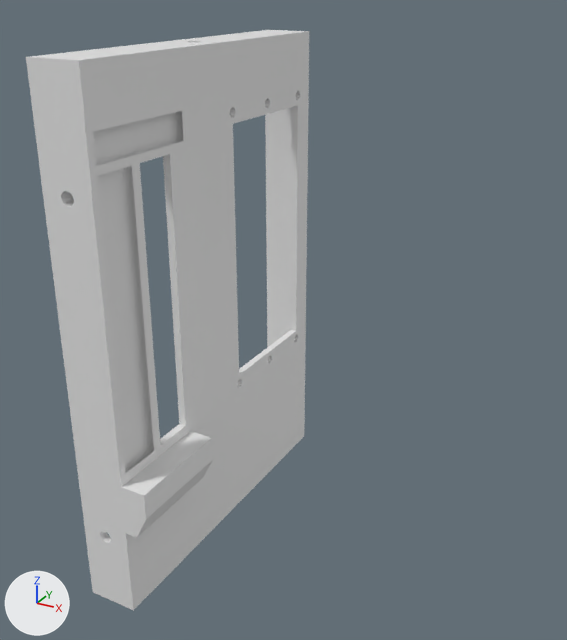
A saved change to the Blender file Case01/gpu.blend.
Both versions are drawn from a camera (50 mm lens) standing at (160.0, -173.0, 160.0) and looking at (30.0, 63.0, 42.0). Every picture has the same lights, and +X, +Y and +Z are marked at lower left.

Before the edit, the objects in view are built like this:
```python
ob_cube = bpy.data.objects.new('Cube', me_cube_001)
ob_cube.location = (-20.0, -20.0, -60.0)
ob_cube.scale = (1.0, 1.0, 12.5)
ob_cube_005 = bpy.data.objects.new('Cube.005', me_cube_009)
ob_cube_005.location = (-20.0, 0.0, -60.0)
ob_cube_010 = bpy.data.objects.new('Cube.010', me_cube_015)
ob_cube_010.location = (0.0, 0.0, -24.0)
ob_cube_010.scale = (0.5, 2.25, 1.0)
```
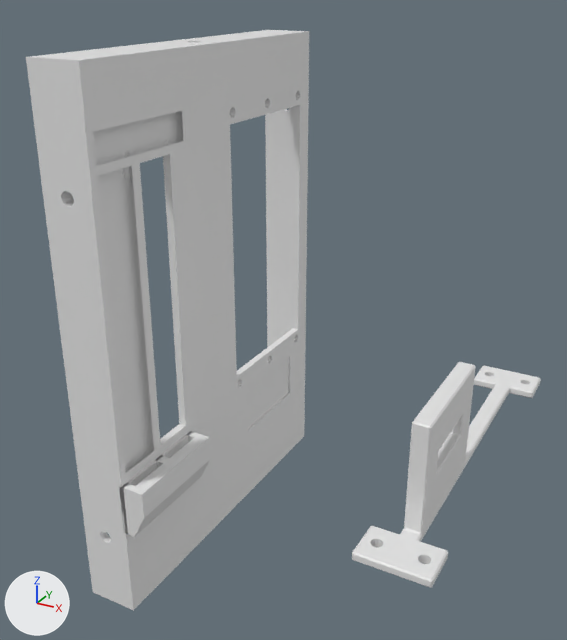
ob_cylinder_016 is not drawn itself; it is used by a modifier of ob_cube_015.

The edits, one by one:
me_cube_018 has 8 vertices, 6 faces and spans x 0.0..20.0, y 0.0..20.0, z 0.0..20.0.
me_cube_018 is used by ob_cube_013; location (-6.0, 78.5, 4.0); scale (0.5, 2.58, 5.25).
me_cube_018 part 1: the whole mesh is scaled about its middle by (1, 1.08, 1).
Mesh me_cube_008 is new.
It is a box spanning x -10.0..10.0, y 0.0..20.0, z 0.0..20.0.
Mesh me_cube_002 is new.
It is a box spanning x -12.5..12.5, y -70.0..70.0, z -21.0..21.0.
Mesh me_cube_004 is new.
It is a box spanning x -15.0..15.0, y 0.0..16.0, z 0.0..42.0.
Mesh me_cylinder_008 is new.
It is a 32-sided cylinder along z spanning x -2.5..2.5, y -2.5..2.5, z -5.0..5.0.
Mesh me_cube_021 is new.
It is a box spanning x -10.0..10.0, y 0.0..20.0, z -10.0..10.0.
Object 'Cube.010' (ob_cube_010) moves from (0.0, 0.0, -24.0) to (-1.0, 0.0, -24.0).
Object 'Cube.015' (ob_cube_015) is new; it shows me_cube_002.
Its location is (100.0, 70.0, 20.5).
Its scale is (1.0, 1.0, 0.976).
It gains a BOOLEAN modifier named 'Boolean'.
Modifier setting: object = ob_cube_016.
Modifier setting: solver = 'FLOAT'.
It gains a BOOLEAN modifier named 'Boolean.003'.
Modifier setting: object = ob_cube_019.
Modifier setting: solver = 'FLOAT'.
It gains a BOOLEAN modifier named 'Boolean.002'.
Modifier setting: object = ob_cube_017.
Modifier setting: solver = 'FLOAT'.
It gains a BOOLEAN modifier named 'Boolean.001'.
Modifier setting: object = ob_cube_018.
Modifier setting: solver = 'FLOAT'.
It gains a BOOLEAN modifier named 'Boolean.005'.
Modifier setting: object = ob_cube_021.
Modifier setting: solver = 'FLOAT'.
It gains a BEVEL modifier named 'Bevel'.
Modifier setting: width = 0.5.
Modifier setting: width_pct = 0.5.
Modifier setting: use_clamp_overlap = False.
Modifier setting: loop_slide = False.
Modifier setting: spread = 0.0.
It gains a BOOLEAN modifier named 'Boolean.004'.
Modifier setting: object = ob_cylinder_016.
Modifier setting: solver = 'FLOAT'.
Object 'Cube.018' (ob_cube_018) is new; it shows me_cube_008.
Its location is (100.0, 63.0, 3.0).
Its scale is (1.5, 4.8, 2.1).
It is now shown.
Object 'Cube.016' (ob_cube_016) is new; it shows a copy of the mesh of ob_cube.
Its location is (103.0, 15.0, -1.0).
Its scale is (0.6, 5.5, 2.2).
It is now shown.
Object 'Cube.017' (ob_cube_017) is new; it shows me_cube_004.
Its location is (100.0, -1.0, 3.0).
Its scale is (1.0, 1.19, 1.0).
It is now shown.
Object 'Cube.019' (ob_cube_019) is new; it shows a copy of the mesh of ob_cube.
Its location is (85.0, 15.0, -1.0).
Its scale is (0.6, 5.5, 2.2).
It is now shown.
Object 'Cylinder.016' (ob_cylinder_016) is new; it shows me_cylinder_008.
Its location is (107.5, 7.5, 0.0).
Its scale is (0.8, 0.8, 1.0).
It gains a MIRROR modifier named 'Mirror'.
Modifier setting: use_axis = (True, True, False).
Modifier setting: mirror_object = ob_cube_015.
It is now shown.
Object 'Cube.021' (ob_cube_021) is new; it shows me_cube_021.
Its location is (100.0, 28.0, 23.0).
Its scale is (1.0, 1.25, 0.4).
It is now shown.

Changed parts and their boxes [x1, y1, x2, y2] in the pictures (567 x 640 px; the box of a moved part takes in the faces that stretch with it):
'Cube.005', mesh rescaled
    both: [26, 30, 309, 611]
'Cube.015', added
    after: [352, 362, 541, 588]
'Cube.010', moved
    before: [121, 431, 213, 538]
    after: [119, 432, 211, 537]
part 1 of me_cube_018, moved or reshaped
    before: [239, 105, 298, 375]
    after: [237, 105, 300, 376]
